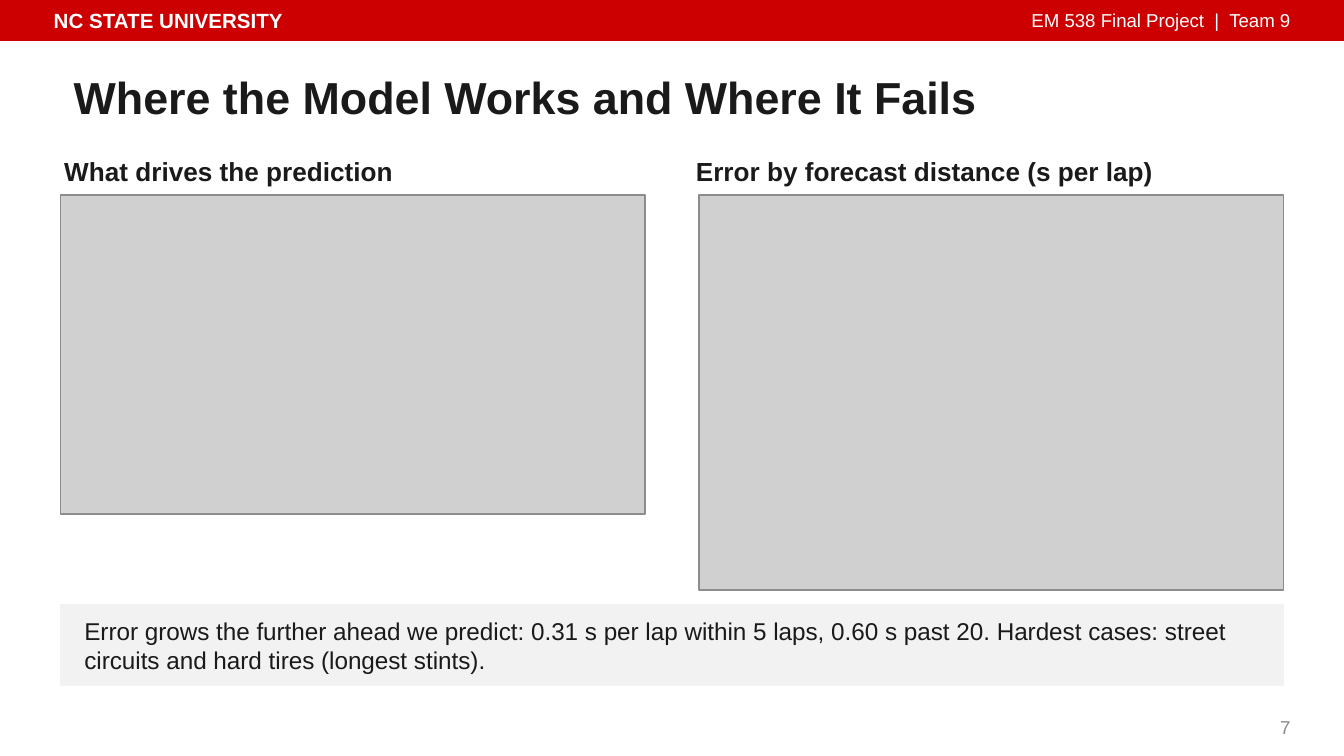
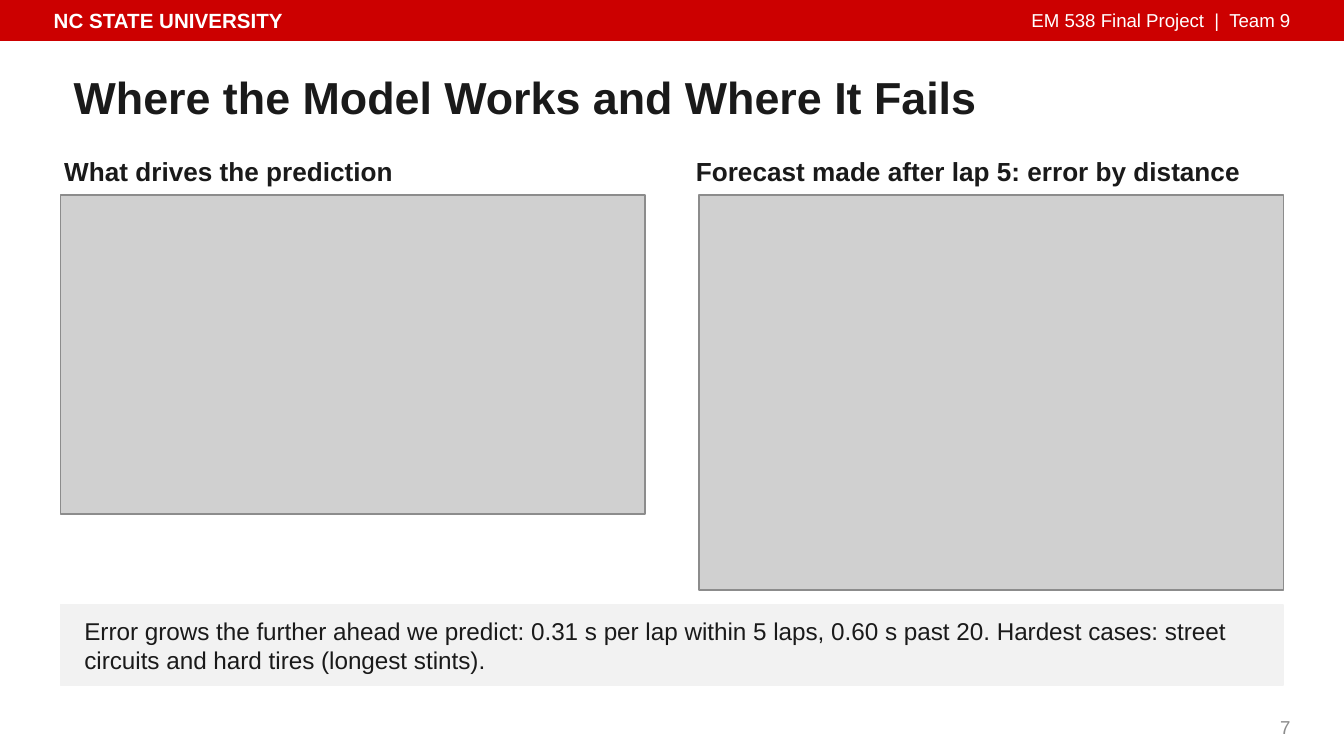
Before and after one commit to isaiahnick/f1-tire-degradation, a slide deck: slide 7 of reports/presentation/PitWall_Final_Presentation.pptx. Drawn at 1344x756 pixels with LibreOffice and Linux fonts; fonts in the diff are those of the drawing; grey boxes stand for pictures. Boxes give left, top, right and bottom in pixels: in the first picture for what was removed or moved away, otherwise in the second. Text is boxed around its words. In the diff, an @@ line names an element or a change of style, - is before the commit and + after.

```diff
--- a/reports/presentation/PitWall_Final_Presentation.pptx
+++ b/reports/presentation/PitWall_Final_Presentation.pptx
@@ text at box(696, 162, 1239, 187): text changed @@
-Error by forecast distance (s per lap)
+Forecast made after lap 5: error by distance
```
Also in this commit, not shown: 1 other slide changed, 4 other files.
